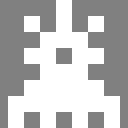
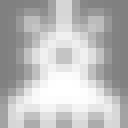
Layered file, before and after one edit (128x128). Changes by layer:
added layer "Layer 2 copy" above "Layer 2" over (0, 0, 128, 128)
hid "Layer 2" over (8, 0, 120, 128)
